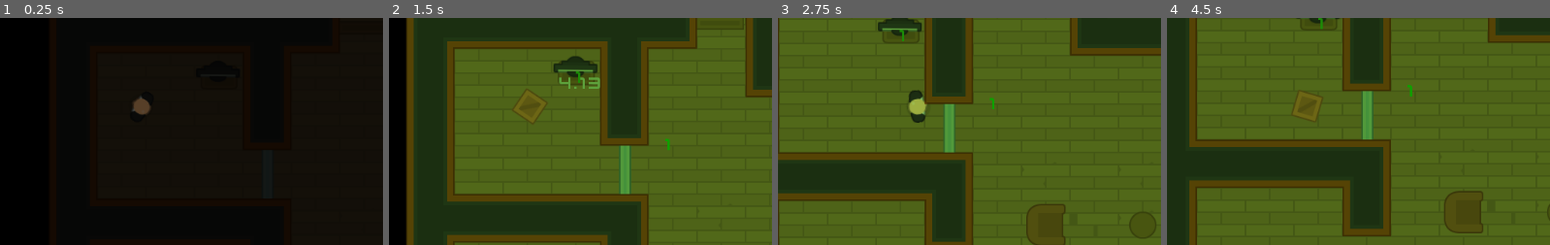
Above: before the commit, frames 1-4 (left to right).
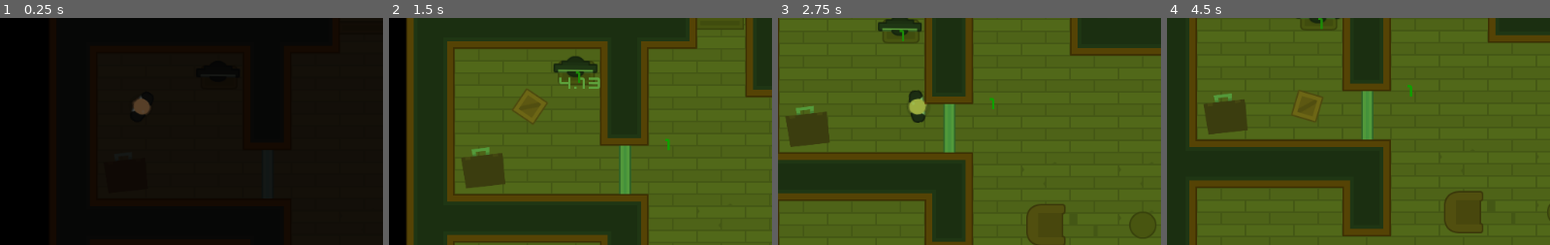
Above: after the commit, the same moments.

Repository: ColinJWright/HeistMeisters
Game: Godot game, scene res://Levels/Level1.tscn
Same seed, same stepped clock (60 frames per second), same inputs: the game is played once before the commit and once after it.
Inputs (mouse positions are % of the whole screen's width and height, from its top left):
- Up to frame 1 (0.25 s): no input
- Up to frame 2 (1.5 s): tap Enter at 0.5 s; move the mouse to (78, 33) at 0.52 s; hold D (move_right) 0.53-1.28 s; tap E (toggle_disguise) at 0.6 s; click (78, 33) at 0.67 s; move the mouse to (63, 65) at 1.27 s; hold S (move_down) from 1.28 s (still down); tap Space (toggle_vision_mode) at 1.35 s; click (63, 65) at 1.42 s
- Up to frame 3 (2.75 s): move the mouse to (100, 39) at 2.02 s; release S (move_down) at 2.03 s; hold D (move_right) from 2.03 s (still down); tap E (toggle_disguise) at 2.1 s; click (100, 39) at 2.17 s
- Up to frame 4 (4.5 s): move the mouse to (47, 38) at 2.77 s; release D (move_right) at 2.78 s; hold W (move_up) 2.78-3.53 s; tap Space (toggle_vision_mode) at 2.85, 4.35 s; click (47, 38) at 2.92 s; move the mouse to (80, 65) at 3.52 s; hold A (move_left) from 3.53 s (still down); tap E (toggle_disguise) at 3.6 s; move the mouse to (19, 35) at 4.27 s
The pictures show only the part of the screen within x 31-81%, y 31-81%; the shares and areas given below are measured in that part.

The runs differ from the first frame. In frame 2, 1.5% of the frame differs, in the area x 18-31%, y 56-75%; in frame 3, 1.5%; in frame 4, 1.5%, in the area x 9-22%, y 33-52%.
Error in both runs: Invalid get index '0' (on base: 'PoolVector2Array'). (res://Characters/NPCs/Guard.gd:23)

Commit message:
Lesson 70 complete. Added a Briecase (loot) the Player can collect.

Diff:
--- a/Levels/Level1.tscn
+++ b/Levels/Level1.tscn
@@ -6,6 +6,7 @@
 [ext_resource path="res://Doors/Door.tscn" type="PackedScene" id=4]
 [ext_resource path="res://Doors/LockedDoor.tscn" type="PackedScene" id=5]
 [ext_resource path="res://Computer/Computer.tscn" type="PackedScene" id=6]
+[ext_resource path="res://Loot/Briefcase.tscn" type="PackedScene" id=7]
 
 [node name="Level1" instance=ExtResource( 1 )]
 
@@ -44,6 +45,11 @@
 
 [node name="Destination9" type="Position2D" parent="Navigation2D/Destinations" index="9"]
 position = Vector2( 863.182, 616.191 )
+
+[node name="Loot" type="Node" parent="." index="3"]
+
+[node name="Briefcase" parent="Loot" index="0" instance=ExtResource( 7 )]
+position = Vector2( 165.463, 285.671 )
 
 [node name="SecurityCamera" parent="SecurityCameras" index="0" instance=ExtResource( 2 )]
 position = Vector2( 143.257, 519.906 )
--- /dev/null
+++ b/Loot/Briefcase.gd
@@ -0,0 +1,5 @@
+extends Area2D
+
+func _on_Briefcase_body_entered(body):
+	body.collect_briefcase()
+	queue_free()
--- /dev/null
+++ b/Loot/Briefcase.tscn
@@ -0,0 +1,19 @@
+[gd_scene load_steps=4 format=2]
+
+[ext_resource path="res://GFX/Loot/suitcase.png" type="Texture" id=1]
+[ext_resource path="res://Loot/Briefcase.gd" type="Script" id=2]
+
+[sub_resource type="RectangleShape2D" id=1]
+extents = Vector2( 32, 32 )
+
+[node name="Briefcase" type="Area2D"]
+collision_layer = 0
+script = ExtResource( 2 )
+
+[node name="Sprite" type="Sprite" parent="."]
+scale = Vector2( 0.5, 0.5 )
+texture = ExtResource( 1 )
+
+[node name="CollisionShape2D" type="CollisionShape2D" parent="."]
+shape = SubResource( 1 )
+[connection signal="body_entered" from="." to="." method="_on_Briefcase_body_entered"]
--- a/Player.gd
+++ b/Player.gd
@@ -79,3 +79,8 @@
 	disguised = true
 	collision_layer = 16
 	$Timer.start()
+
+func collect_briefcase():
+	var loot = Node.new()
+	loot.set_name("Briefcase")
+	add_child(loot)
Not shown: 1 places in Levels/Level1.tscn that only renumber resources
